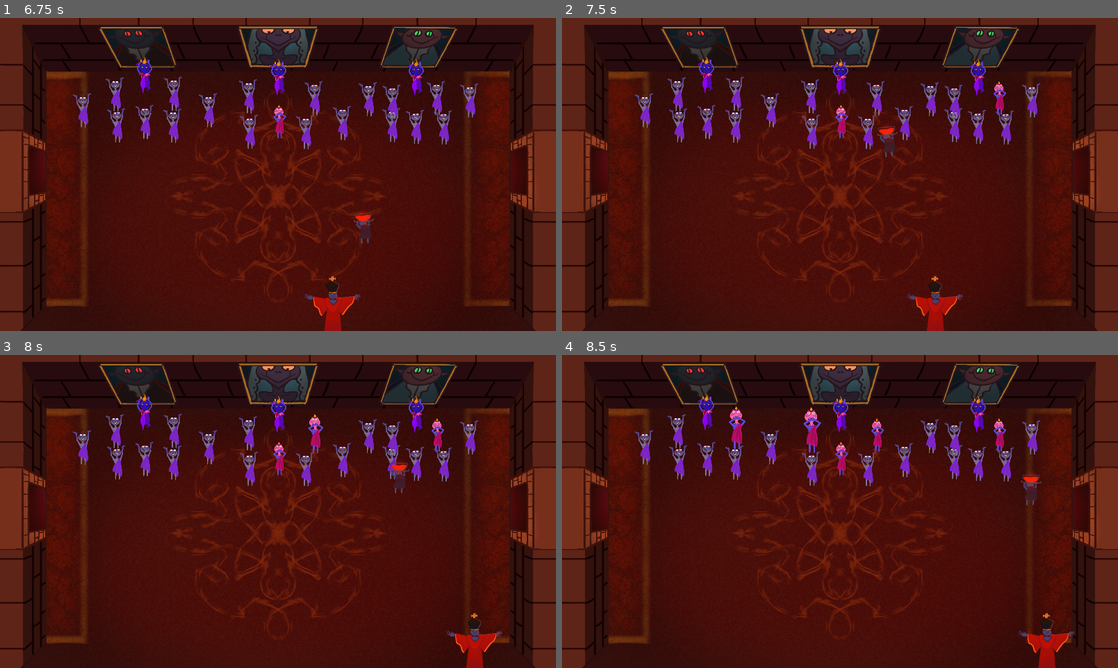
Above: before the commit, frames 1-4 (two rows, left to right).
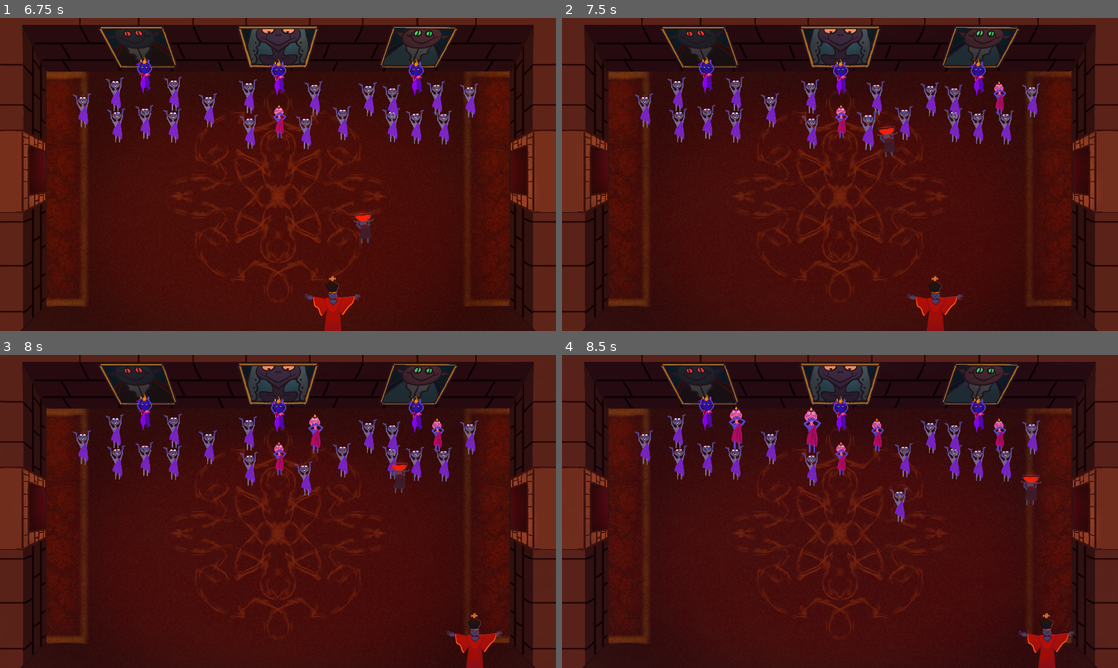
Above: after the commit, the same moments.

Repository: QuantumForgeGames/lest-ye-falter
Game: Godot game, scene res://scenes/levels/level2.tscn
Same seed, same stepped clock (60 frames per second), same inputs: the game is played once before the commit and once after it. This scene is started directly instead of the project's main scene.
Inputs (mouse positions are in pixels of both pictures, inside the frame that each line leads up to):
- Up to frame 1 (6.75 s): move the mouse to (400, 158) at 0.52 s; hold D (move_right) 0.53-1.28 s; tap Shift (random_kick) every 1.5 s from 0.6 to 6.6 s; move the mouse to (166, 190) at 1.27 s; hold S (move_down) 1.28-2.03 s; tap O (serve_punch) every 1.5 s from 1.35 to 5.85 s; move the mouse to (333, 105) at 2.02 s; hold D (move_right) 2.03-2.78 s; move the mouse to (250, 237) at 2.77 s; hold W (move_up) 2.78-3.53 s; move the mouse to (444, 221) at 3.52 s; hold A (move_left) 3.53-5.03 s; move the mouse to (111, 127) at 4.27 s; move the mouse to (305, 174) at 5.02 s; hold S (move_down) 5.03-5.78 s; move the mouse to (194, 96) at 5.77 s; hold D (move_right) 5.78-6.53 s; move the mouse to (400, 158) at 6.52 s; hold W (move_up) from 6.53 s (still down)
- Up to frame 2 (7.5 s): move the mouse to (728, 190) at 7.27 s; release W (move_up) at 7.28 s; hold D (move_right) from 7.28 s (still down); tap O (serve_punch) at 7.35 s
- Up to frame 3 (8 s): keep holding D (move_right)
- Up to frame 4 (8.5 s): move the mouse to (895, 442) at 8.02 s; release D (move_right) at 8.03 s; hold S (move_down) from 8.03 s (still down); tap Shift (random_kick) at 8.1 s

Frame 1 is identical in both runs. In frame 2, 0.1% of the frame differs, in the area x 53-57%, y 29-43%; in frame 3, 0.2%; in frame 4, 0.3%, in the area x 53-63%, y 30-54%.
Error before the commit: Cannot call method 'show' on a null value. (res://scripts/system/game_manager.gd:29)

Commit message:
sync lvl 2 with new export var

Diff:
--- a/scenes/levels/level2.tscn
+++ b/scenes/levels/level2.tscn
@@ -43,11 +43,12 @@
 
 [node name="Level1" type="Node2D"]
 
-[node name="GameManager" type="Node" parent="." node_paths=PackedStringArray("cultist_spawner", "doubt_shader", "ball")]
+[node name="GameManager" type="Node" parent="." node_paths=PackedStringArray("cultist_spawner", "doubt_shader", "ball", "paranoia_effect_layer")]
 script = ExtResource("1_cdty0")
 cultist_spawner = NodePath("../CultistSpawner")
 doubt_shader = NodePath("../ParanoiaEffectLayer/TextureRect")
 ball = NodePath("../Ball")
+paranoia_effect_layer = NodePath("../ParanoiaEffectLayer")
 
 [node name="MinigameManager" type="Node2D" parent="." node_paths=PackedStringArray("paddle")]
 script = ExtResource("2_t8fsk")
Not shown: 1 places in scenes/entities/cultist.tscn that only renumber resources
Not shown: 1 places in scenes/levels/level2.tscn that only renumber resources
